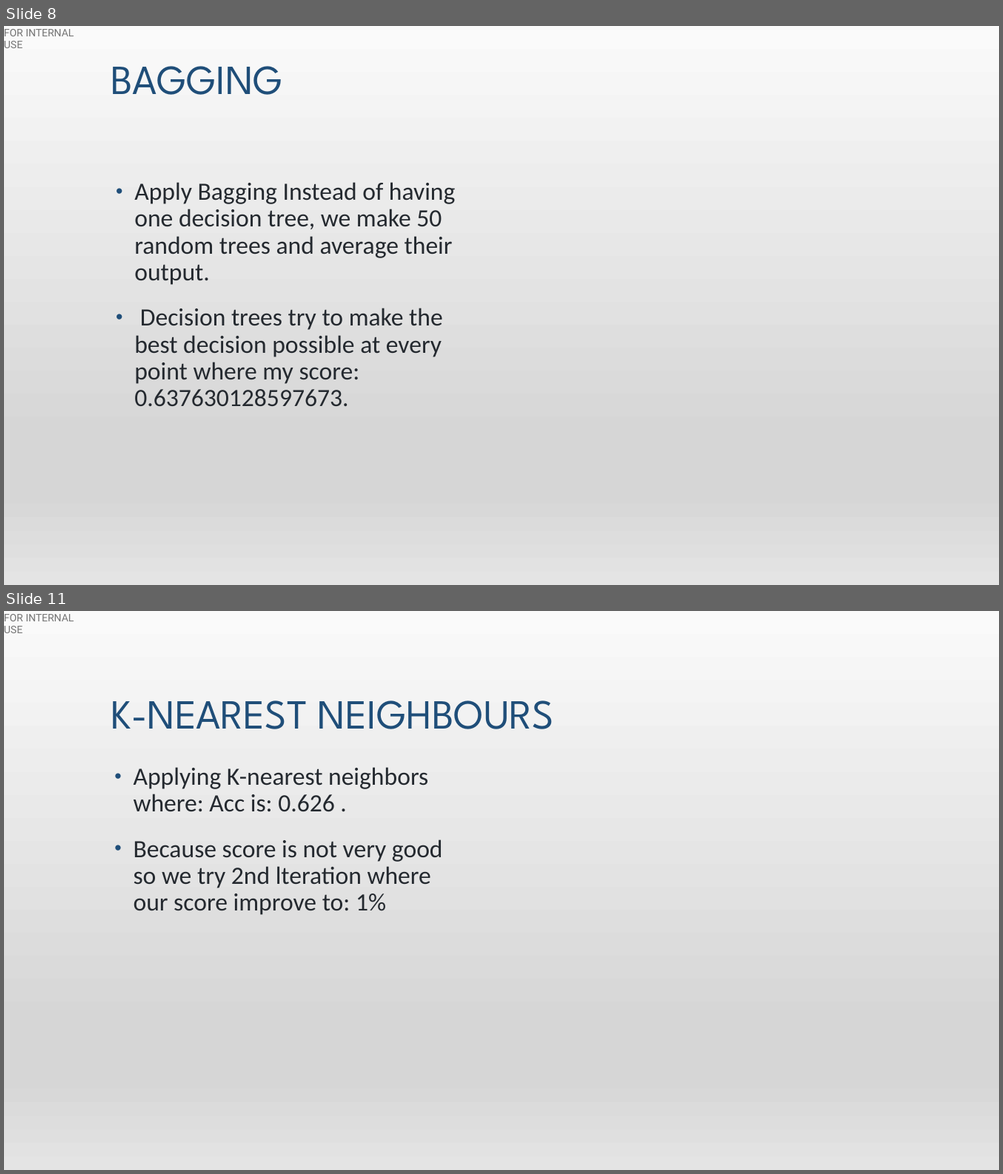
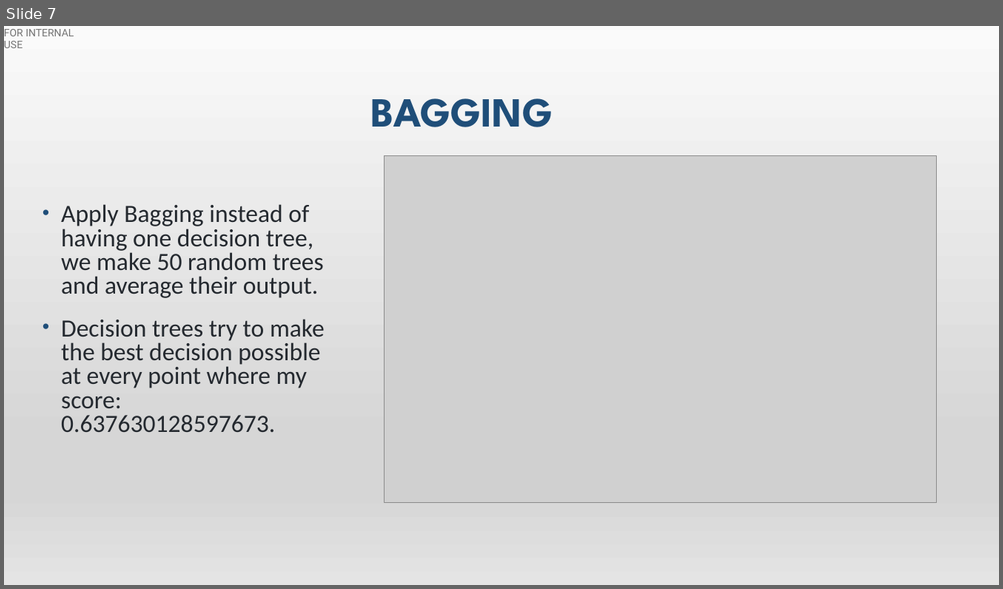
Before and after one commit to hibaa-a/MachineLearning_GlassdoorReviews, a slide deck: glassdoor_presentation.pptx. Shown one above the other, each under a label of ours: slides 8 and 11 before the commit, slide 7 after it; the slides between them are not shown. The pictures are 1003x1174 and 1003x589 pixels, drawn with LibreOffice and Linux fonts; fonts in the diff are those of the drawing; grey boxes stand for pictures. Boxes give left, top, right and bottom in pixels: in the first picture for what was removed or moved away, otherwise in the second. Text is boxed around its words. In the diff, an @@ line names an element or a change of style, - is before the commit and + after.

```diff
--- a/glassdoor_presentation.pptx
+++ b/glassdoor_presentation.pptx
@@ slide 11 removed at (x1=4, y1=611, x2=999, y2=1170), background gradient #F2F2F2 to #E7E6E6 to #FFFFFF to #D0CECE; not listed: 2 template elements that a slide beside it also shows @@
@@ title removed at (x1=111, y1=701, x2=554, y2=729) @@
-K-NEAREST NEIGHBOURS
@@ text removed at (x1=134, y1=767, x2=443, y2=915) @@
-• Applying K-nearest neighbors where: Acc is: 0.626 .
-• Because score is not very good so we try 2nd lteration where our score improve to: 1%
@@ what was slide 8 is now slide 7 @@
@@ slide 7 changed as well @@
@@ title "BAGGING" moved from (x1=111, y1=66, x2=283, y2=95) to (x1=371, y1=99, x2=553, y2=127) @@
@@ title "BAGGING" at (x1=371, y1=99, x2=553, y2=127): bold on @@
@@ picture added at (x1=384, y1=156, x2=936, y2=503) @@
@@ text "Apply Bagging instead of having ..." moved from (x1=134, y1=182, x2=455, y2=407) to (x1=61, y1=204, x2=324, y2=432) @@
@@ text at (x1=61, y1=204, x2=324, y2=298): text changed @@
-• Apply Bagging Instead of having one decision tree, we make 50 random trees and average their output.
+• Apply Bagging instead of having one decision tree, we make 50 random trees and average their output.
@@ text at (x1=61, y1=319, x2=324, y2=432): line spacing 0.9 to 0.8 @@
```
Also in this commit, not shown: 6 other slides changed, 12 slides added, 5 other slides removed.
